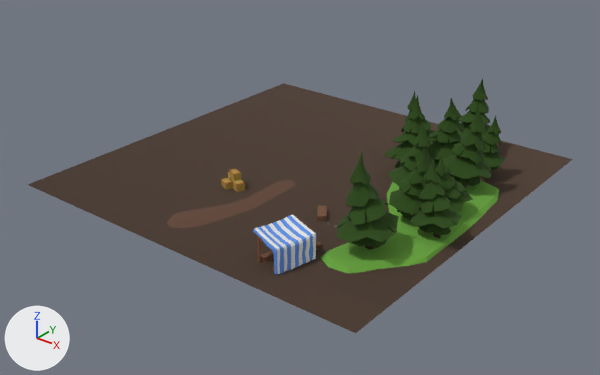
Before and after pictures for a commit that changed the FBX model Assets/Models/Scenery.fbx.
Both versions are drawn from a 50 mm lens placed at (30.7, -39.4, 23.0), pointed at (0.3, -1.3, -0.6). Every picture has the same lights, and +X, +Y and +Z are marked at lower left. The older version comes first. Where no turn or scale is listed for an object, it has been applied to the vertices. Vertices at exactly the same position are counted once.

In view in the first picture: 'Cube.001', 'MarketStand3', 'PineTrunk', 'PineTrunk.001', 'PineTrunk.002', 'PineTrunk.003', 'PineTrunk.004', 'PineTrunk.006', 'PineTrunk.008', 'PineTrunk.010', 'Plane.001', 'Plane.002' and 7 more.
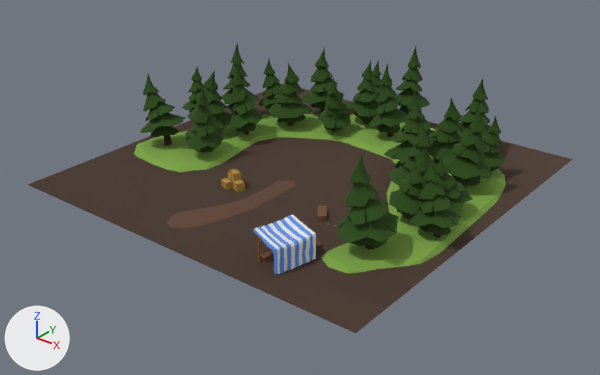
Patch to the scene script:
```diff
--- a/Assets/Models/Scenery.fbx.py
+++ b/Assets/Models/Scenery.fbx.py
@@ me_cube_007 @@
-me_cube_007.from_pydata(...)  # 50 vertices, 71 faces; spans x -3.7..3.43, y -2.27..12.71, z -7.34..-6.42
+me_cube_007.from_pydata(...)  # 117 vertices, 174 faces; spans x -21.03..3.55, y -2.27..18.56, z -7.35..-6.41
+# me_cube_007 part 1
+# 24 vertices are removed from x -3.7..3.43, y 1.28..12.26, z -7.34..-6.42
+# 48 faces are deleted
+# 6 vertices move from x -3.41..0.86, y 2.19..12.71, z -7.21..-6.89 to x -4.38..-0.13, y 2.43..13.94, z -7.33..-6.88
+# 91 vertices are added at x -21.03..3.55, y 0.73..18.56, z -7.35..-6.41
+# 151 new faces join them
 me_cube_007.materials.append(mat_grass)
@@ ob_pinetrunk_011 @@
+ob_pinetrunk_011 = bpy.data.objects.new('PineTrunk.011', me_cylinder_023)  # 425 vertices, 457 faces; spans x -1.61..0.99, y -1.73..1.46, z -0.02..5.65; in mat_material_003 (brown #342618), mat_material_004 (dark green #2a490f)
+ob_pinetrunk_011.location = (1.42, 7.9, 0.01)
@@ ob_pinetrunk_015 @@
+ob_pinetrunk_015 = bpy.data.objects.new('PineTrunk.015', me_cylinder_027)  # 425 vertices, 457 faces; spans x -1.47..1.14, y -1.23..1.28, z 0.0..4.32; in mat_material_003 (brown #342618), mat_material_004 (dark green #2a490f)
+ob_pinetrunk_015.location = (-2.34, 11.26, 0.01)
@@ ob_pinetrunk_024 @@
+ob_pinetrunk_024 = bpy.data.objects.new('PineTrunk.024', me_cylinder_041)  # 425 vertices, 457 faces; spans x -2.23..1.02, y -1.7..1.35, z -0.13..4.9; in mat_material_003 (brown #342618), mat_material_004 (dark green #2a490f)
+ob_pinetrunk_024.location = (-9.72, -3.08, 0.42)
@@ ob_pinetrunk_023 @@
+ob_pinetrunk_023 = bpy.data.objects.new('PineTrunk.023', me_cylinder_040)  # 425 vertices, 457 faces; spans x -1.08..1.71, y -1.84..1.24, z -0.03..5.62; in mat_material_003 (brown #342618), mat_material_004 (dark green #2a490f)
+ob_pinetrunk_023.location = (-7.22, -2.26, -0.08)
@@ ob_pinetrunk_020 @@
+ob_pinetrunk_020 = bpy.data.objects.new('PineTrunk.020', me_cylinder_035)  # 425 vertices, 457 faces; spans x -1.68..1.74, y -1.61..1.33, z 0.0..5.14; in mat_material_003 (brown #342618), mat_material_004 (dark green #2a490f)
+ob_pinetrunk_020.location = (-9.21, 0.43, 0.07)
@@ ob_pinetrunk_013 @@
+ob_pinetrunk_013 = bpy.data.objects.new('PineTrunk.013', me_cylinder_025)  # 425 vertices, 457 faces; spans x -1.04..1.51, y -1.68..1.08, z -0.04..4.64; in mat_material_003 (brown #342618), mat_material_004 (dark green #2a490f)
+ob_pinetrunk_013.location = (-2.72, 6.47, 0.01)
@@ ob_pinetrunk_022 @@
+ob_pinetrunk_022 = bpy.data.objects.new('PineTrunk.022', me_cylinder_039)  # 425 vertices, 457 faces; spans x -1.5..1.08, y -1.32..1.21, z 0.0..4.32; in mat_material_003 (brown #342618), mat_material_004 (dark green #2a490f)
+ob_pinetrunk_022.location = (-11.97, 2.17, 0.01)
@@ ob_pinetrunk_019 @@
+ob_pinetrunk_019 = bpy.data.objects.new('PineTrunk.019', me_cylinder_031)  # 425 vertices, 457 faces; spans x -1.47..1.38, y -1.82..1.27, z -0.02..5.65; in mat_material_003 (brown #342618), mat_material_004 (dark green #2a490f)
+ob_pinetrunk_019.location = (-6.94, 1.9, 0.01)
@@ ob_pinetrunk_021 @@
+ob_pinetrunk_021 = bpy.data.objects.new('PineTrunk.021', me_cylinder_038)  # 425 vertices, 457 faces; spans x -1.95..1.38, y -1.5..1.58, z -0.02..5.95; in mat_material_003 (brown #342618), mat_material_004 (dark green #2a490f)
+ob_pinetrunk_021.location = (-9.72, 4.0, 0.01)
@@ ob_pinetrunk_016 @@
+ob_pinetrunk_016 = bpy.data.objects.new('PineTrunk.016', me_cylinder_028)  # 425 vertices, 457 faces; spans x -1.91..1.46, y -1.81..1.6, z 0.0..5.4; in mat_material_003 (brown #342618), mat_material_004 (dark green #2a490f)
+ob_pinetrunk_016.location = (-5.22, 8.82, 0.01)
@@ ob_pinetrunk_014 @@
+ob_pinetrunk_014 = bpy.data.objects.new('PineTrunk.014', me_cylinder_026)  # 425 vertices, 457 faces; spans x -1.71..1.42, y -1.31..1.99, z -0.02..5.95; in mat_material_003 (brown #342618), mat_material_004 (dark green #2a490f)
+ob_pinetrunk_014.location = (0.56, 11.28, 0.01)
@@ ob_pinetrunk_018 @@
+ob_pinetrunk_018 = bpy.data.objects.new('PineTrunk.018', me_cylinder_030)  # 425 vertices, 457 faces; spans x -1.74..1.05, y -1.46..1.09, z -0.04..4.64; in mat_material_003 (brown #342618), mat_material_004 (dark green #2a490f)
+ob_pinetrunk_018.location = (-7.96, 6.58, 0.01)
@@ ob_pinetrunk_012 @@
+ob_pinetrunk_012 = bpy.data.objects.new('PineTrunk.012', me_cylinder_024)  # 425 vertices, 457 faces; spans x -1.81..1.54, y -1.55..1.49, z 0.0..5.19; in mat_material_003 (brown #342618), mat_material_004 (dark green #2a490f)
+ob_pinetrunk_012.location = (-1.48, 8.87, 0.01)
@@ ob_pinetrunk_017 @@
+ob_pinetrunk_017 = bpy.data.objects.new('PineTrunk.017', me_cylinder_029)  # 425 vertices, 457 faces; spans x -1.57..1.56, y -1.57..1.81, z 0.0..5.19; in mat_material_003 (brown #342618), mat_material_004 (dark green #2a490f)
+ob_pinetrunk_017.location = (-5.84, 4.9, 0.01)
```

Changed parts and their boxes (x1, y1, x2, y2) in the pictures (600 x 375 px):
'Cube.001', reshaped: before (320, 180, 499, 273); after (134, 114, 506, 273)
'PineTrunk.024', added: after (140, 73, 186, 146)
'PineTrunk.023', added: after (185, 83, 223, 153)
'PineTrunk.017', added: after (267, 63, 314, 126)
'PineTrunk.011', added: after (368, 64, 408, 137)
'PineTrunk.019', added: after (228, 64, 262, 135)
'PineTrunk.012', added: after (346, 61, 380, 124)
'PineTrunk.016', added: after (303, 48, 344, 113)
'PineTrunk.014', added: after (395, 46, 430, 114)
'PineTrunk.013', added: after (318, 77, 351, 132)
'PineTrunk.020', added: after (188, 70, 230, 130)
'PineTrunk.021', added: after (221, 43, 259, 112)
'PineTrunk.018', added: after (258, 58, 283, 109)
'PineTrunk.022', added: after (182, 65, 203, 112)
'PineTrunk.015', added: after (372, 60, 382, 104)
part 1 of me_cube_007, built on: before (335, 180, 499, 267); after (134, 114, 506, 267)
